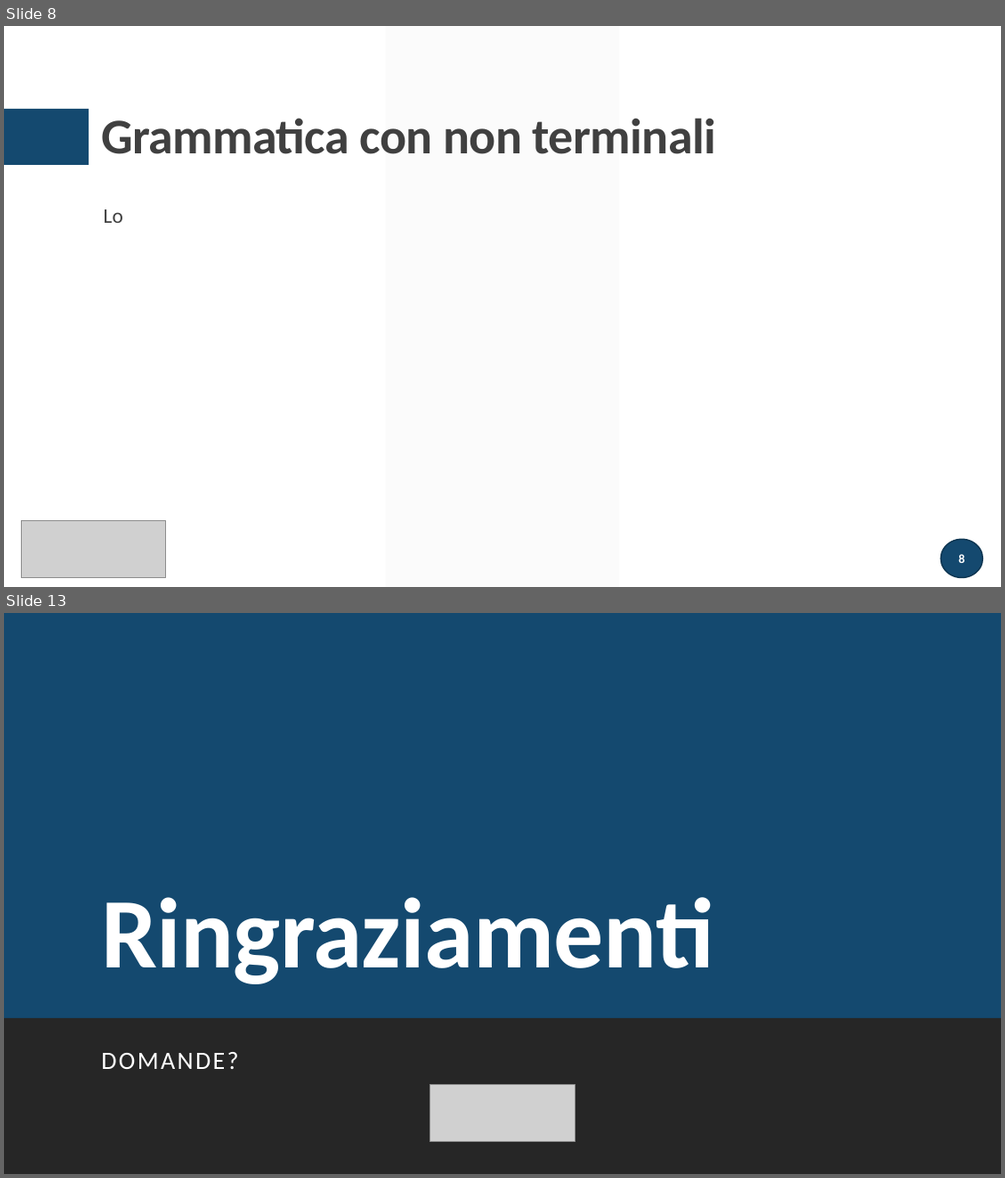
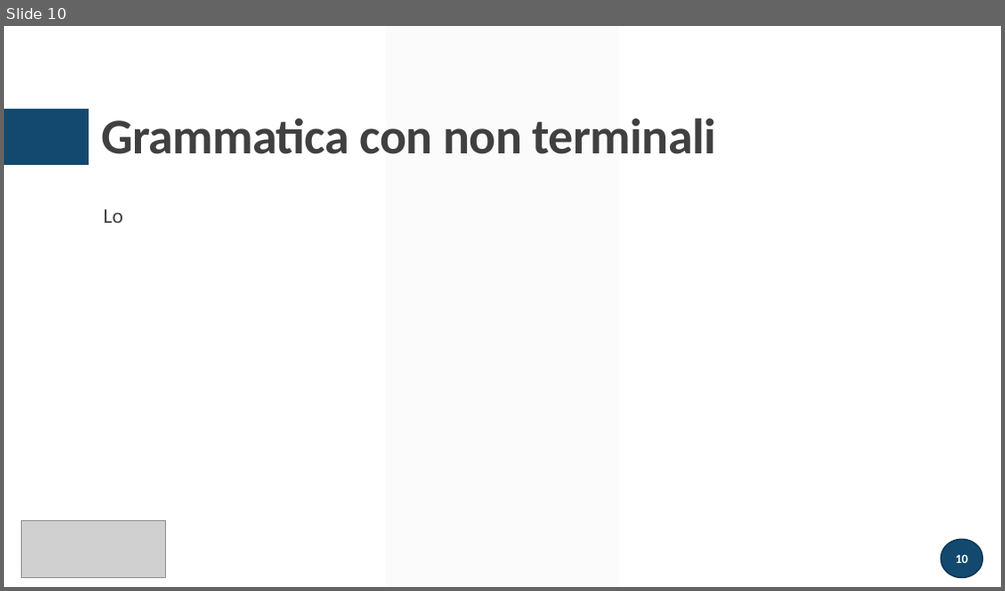
Before and after one commit to atusghen/SimpleID3, a slide deck: presentazione.pptx. Shown one above the other, each under a label of ours: slides 8 and 13 before the commit, slide 10 after it; the slides between them are not shown. The pictures are 1005x1178 and 1005x591 pixels, drawn with LibreOffice and Linux fonts; fonts in the diff are those of the drawing; grey boxes stand for pictures. Boxes give left, top, right and bottom in pixels: in the first picture for what was removed or moved away, otherwise in the second. Text is boxed around its words. In the diff, an @@ line names an element or a change of style, - is before the commit and + after.

```diff
--- a/presentazione.pptx
+++ b/presentazione.pptx
@@ slide 13 removed at box(4, 613, 1001, 1174), background #FFFFFF; not listed: 2 template elements that a slide beside it also shows @@
@@ rectangle removed at box(4, 613, 1001, 1174) @@
@@ title removed at box(101, 897, 713, 984) @@
-Ringraziamenti
@@ rectangle removed at box(4, 1018, 1001, 1174) @@
@@ text removed at box(101, 1052, 238, 1069) @@
-DOMANDE?
@@ picture removed at box(430, 1084, 575, 1142) @@
@@ rectangle removed at box(4, 1136, 1001, 1174) @@
@@ what was slide 8 is now slide 10 @@
@@ page number at box(955, 555, 968, 563): text changed @@
-8
+10
```
Also in this commit, not shown: 4 slides changed, 4 slides added, 5 other slides removed, 4 other files.
